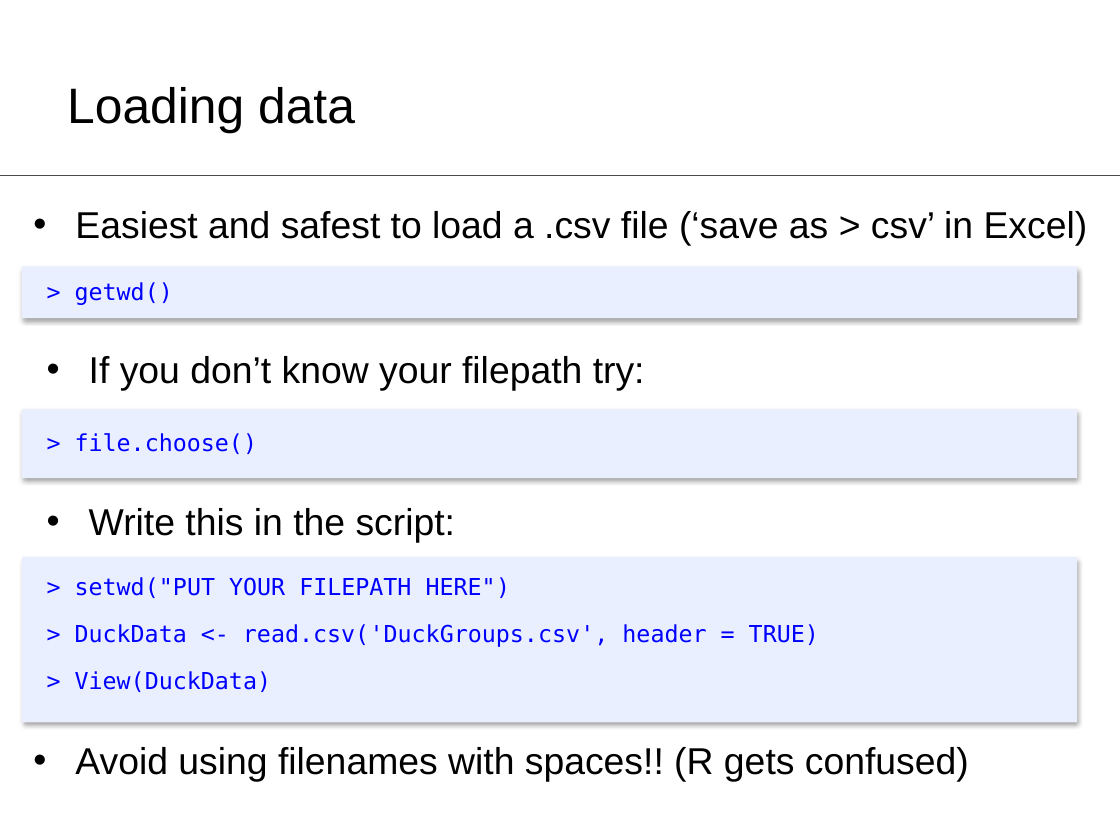
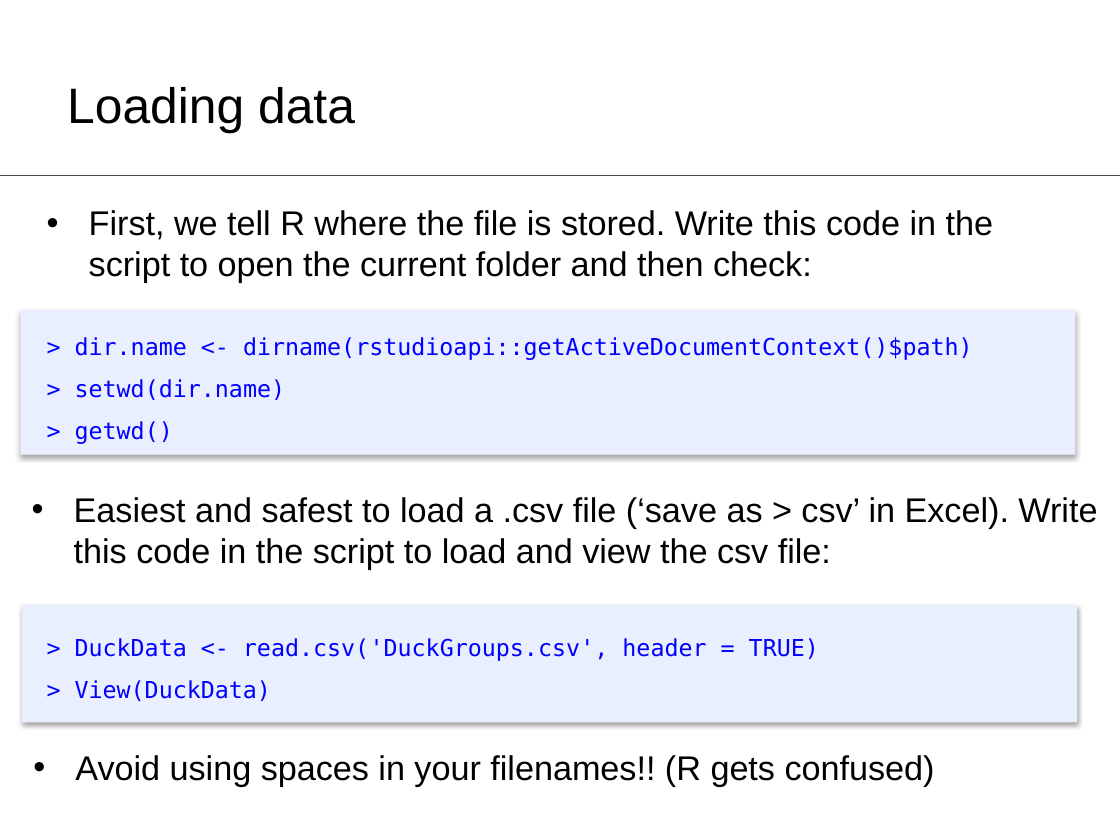
Before and after one commit to ClareSutherland/BasicR, a slide deck: slide 22 of R_workshop1_slides.pptx (slide 18 before the commit). Drawn at 1120x840 pixels with LibreOffice and Linux fonts; fonts in the diff are those of the drawing. Boxes give left, top, right and bottom in pixels: in the first picture for what was removed or moved away, otherwise in the second. Text is boxed around its words. In the diff, an @@ line names an element or a change of style, - is before the commit and + after.

```diff
--- a/R_workshop1_slides.pptx
+++ b/R_workshop1_slides.pptx
@@ text at (89, 210, 993, 283): text changed; size 24 to 22 pt @@
-• If you don’t know your filepath try:
+• First, we tell R where the file is stored. Write this code in the script to open the current folder and then check:
@@ rectangle removed at (22, 267, 1077, 318) @@
@@ text removed at (75, 282, 173, 305) @@
-> getwd()
@@ rectangle: place and size @@
-rectangle at (22, 410, 1077, 478)
+rectangle at (20, 310, 1075, 455)
@@ text added at (75, 337, 973, 444), 15 pt, text #0000FF @@
+> dir.name <- dirname(rstudioapi::getActiveDocumentContext()$path)
+> setwd(dir.name)
+> getwd()
@@ text removed at (75, 433, 257, 454) @@
-> file.choose()
@@ text at (74, 497, 1097, 569): text changed; size 24 to 22 pt @@
-• Easiest and safest to load a .csv file (‘save as > csv’ in Excel)
+• Easiest and safest to load a .csv file (‘save as > csv’ in Excel). Write this code in the script to load and view the csv file:
@@ text removed at (89, 508, 456, 543) @@
-• Write this in the script:
@@ text removed at (75, 577, 511, 598) @@
-> setwd("PUT YOUR FILEPATH HERE")
@@ rectangle: place and size @@
-rectangle at (22, 557, 1077, 722)
+rectangle at (22, 605, 1077, 722)
@@ text at (75, 638, 819, 661): line spacing 1 to 1.5 @@
@@ text at (75, 680, 271, 701): paragraph added @@
+> View(DuckData)
@@ text removed at (75, 671, 271, 692) @@
-> View(DuckData)
@@ text at (75, 755, 935, 787): text changed; size 24 to 22 pt @@
-• Avoid using filenames with spaces!! (R gets confused)
+• Avoid using spaces in your filenames!! (R gets confused)
```
Also in this commit, not shown: 10 other slides changed, 4 slides added.
